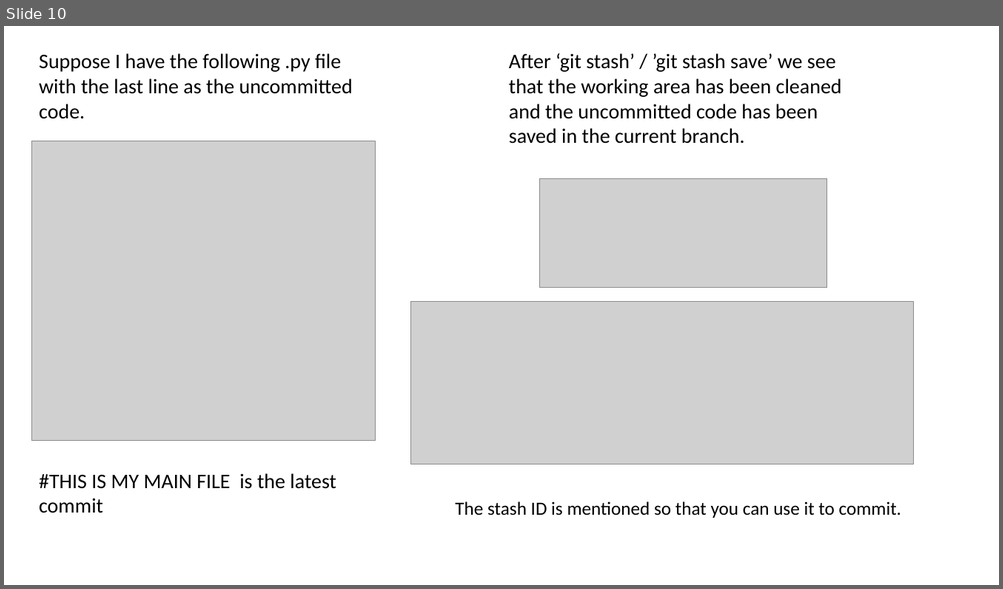
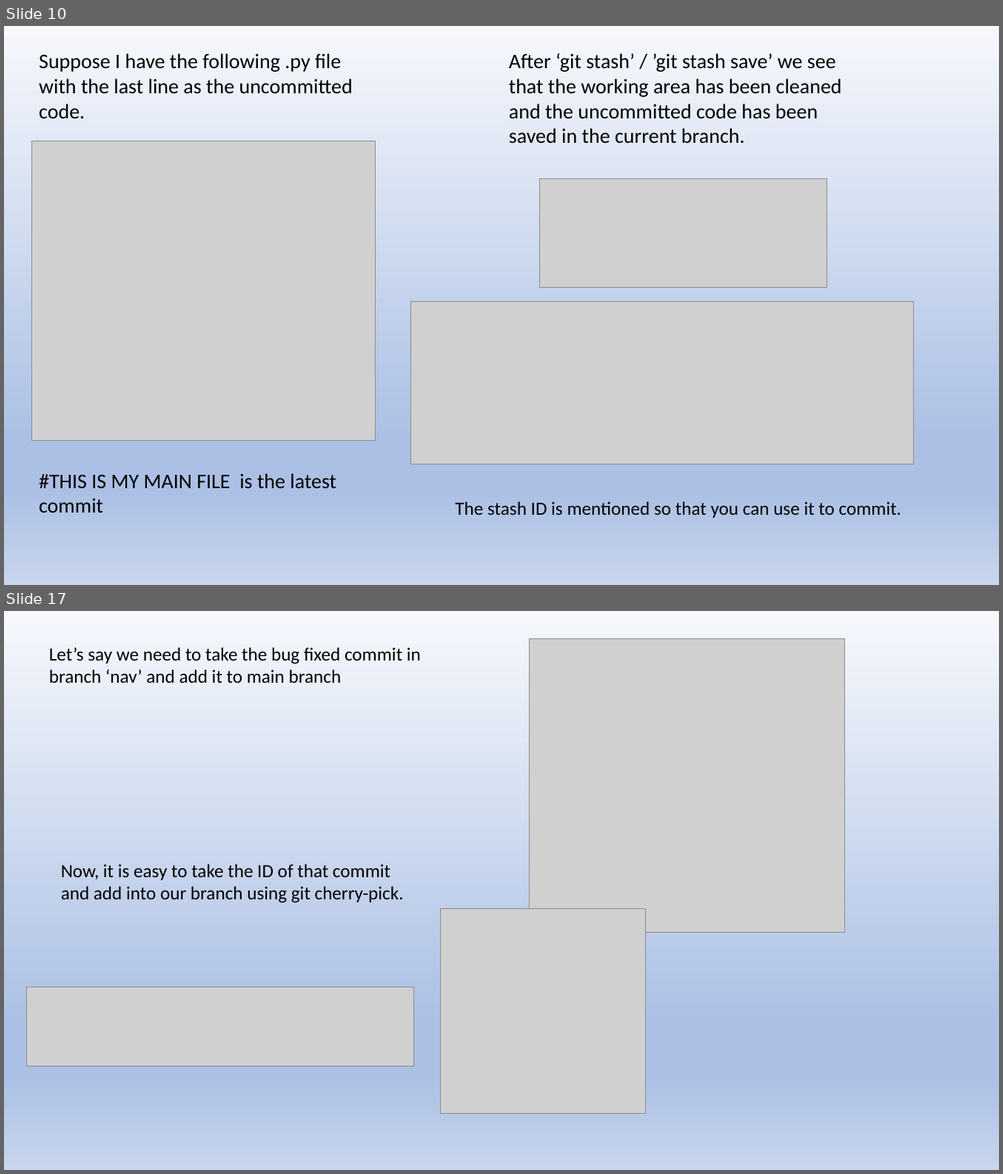
Before and after one commit to 23ME10007/KOSS, a slide deck: koss.pptm. Shown one above the other, each under a label of ours: slide 10 before the commit, slides 10 and 17 after it; the slides between them are not shown. The pictures are 1003x589 and 1003x1174 pixels, drawn with LibreOffice and Linux fonts; fonts in the diff are those of the drawing; grey boxes stand for pictures. Boxes give left, top, right and bottom in pixels: in the first picture for what was removed or moved away, otherwise in the second. Text is boxed around its words. In the diff, an @@ line names an element or a change of style, - is before the commit and + after.

```diff
--- a/koss.pptm
+++ b/koss.pptm
@@ slide 17 added at <box>4,611,999,1170</box>, background gradient #F6F8FC to #ABC0E4 to #C7D5ED @@
@@ text added at <box>49,647,421,683</box>, 18 pt, text #000000 @@
+Let’s say we need to take the bug fixed commit in branch ‘nav’ and add it to main branch
@@ picture added at <box>529,638,844,933</box> @@
@@ text added at <box>61,864,404,903</box>, 18 pt, text #000000 @@
+Now, it is easy to take the ID of that commit and add into our branch using git cherry-pick.
@@ picture added at <box>441,908,646,1114</box> @@
@@ picture added at <box>27,987,415,1066</box> @@
@@ slide 10 changed as well @@
@@ background #FFFFFF to gradient #F6F8FC to #ABC0E4 to #C7D5ED @@
```
Also in this commit, not shown: 10 other slides changed, 6 other slides added.
